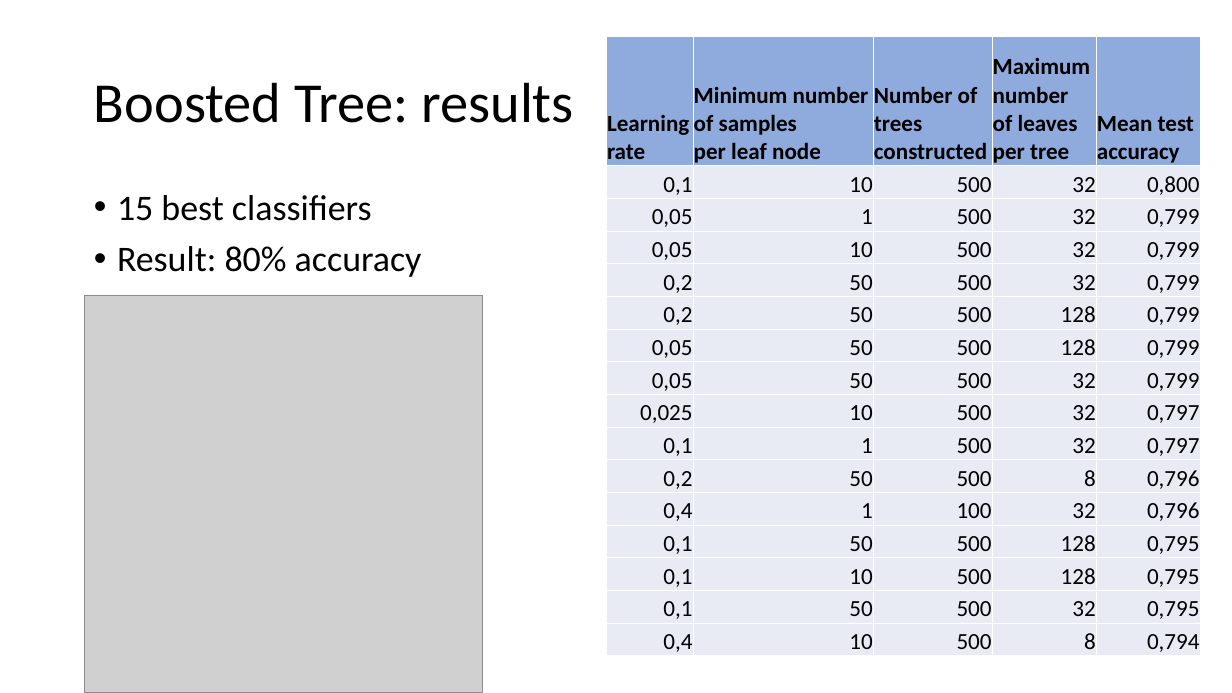
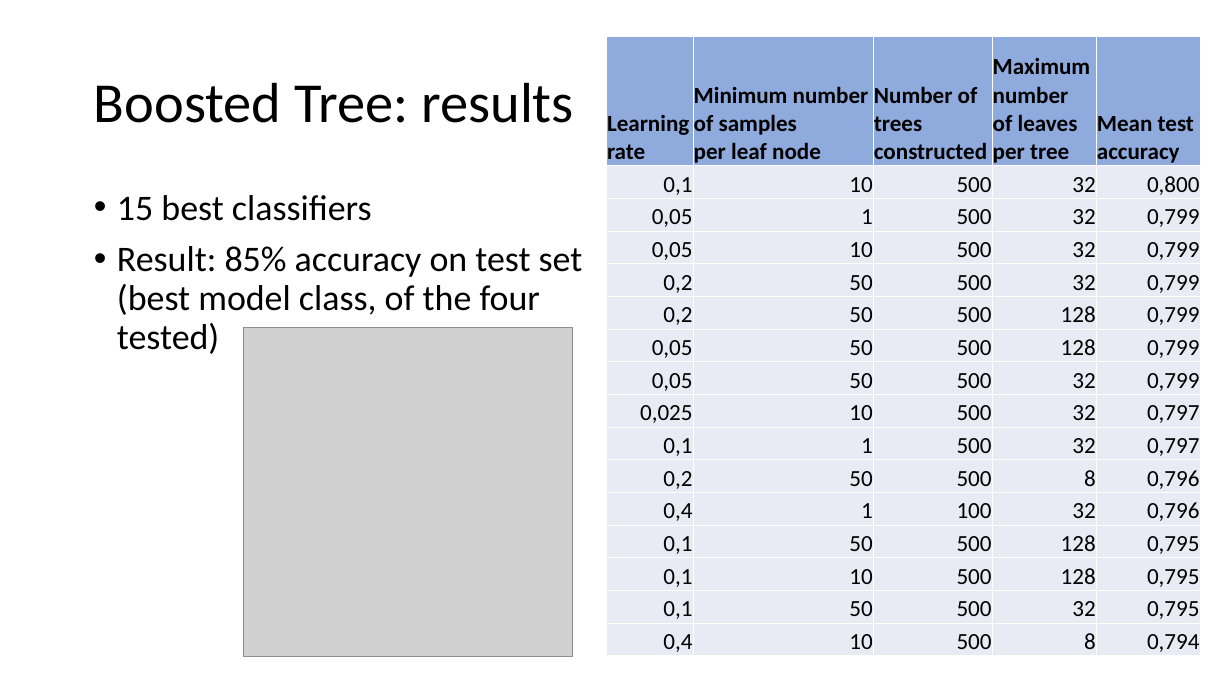
Before and after one commit to G-storz/ML_music_emotion, a slide deck: slide 9 of slides_phase2_team_oatmeal.pptx. Drawn at 1232x693 pixels with LibreOffice and Linux fonts; fonts in the diff are those of the drawing; grey boxes stand for pictures. Boxes give left, top, right and bottom in pixels: in the first picture for what was removed or moved away, otherwise in the second. Text is boxed around its words. In the diff, an @@ line names an element or a change of style, - is before the commit and + after.

```diff
--- a/slides_phase2_team_oatmeal.pptx
+++ b/slides_phase2_team_oatmeal.pptx
@@ text at (117, 246, 583, 354): text changed @@
-• Result: 80% accuracy
+• Result: 85% accuracy on test set
+  (best model class, of the four tested)
@@ picture: place and size @@
-picture at (85, 295, 483, 693)
+picture at (244, 327, 573, 656)
```
Also in this commit, not shown: 7 other slides changed, 1 other file.
